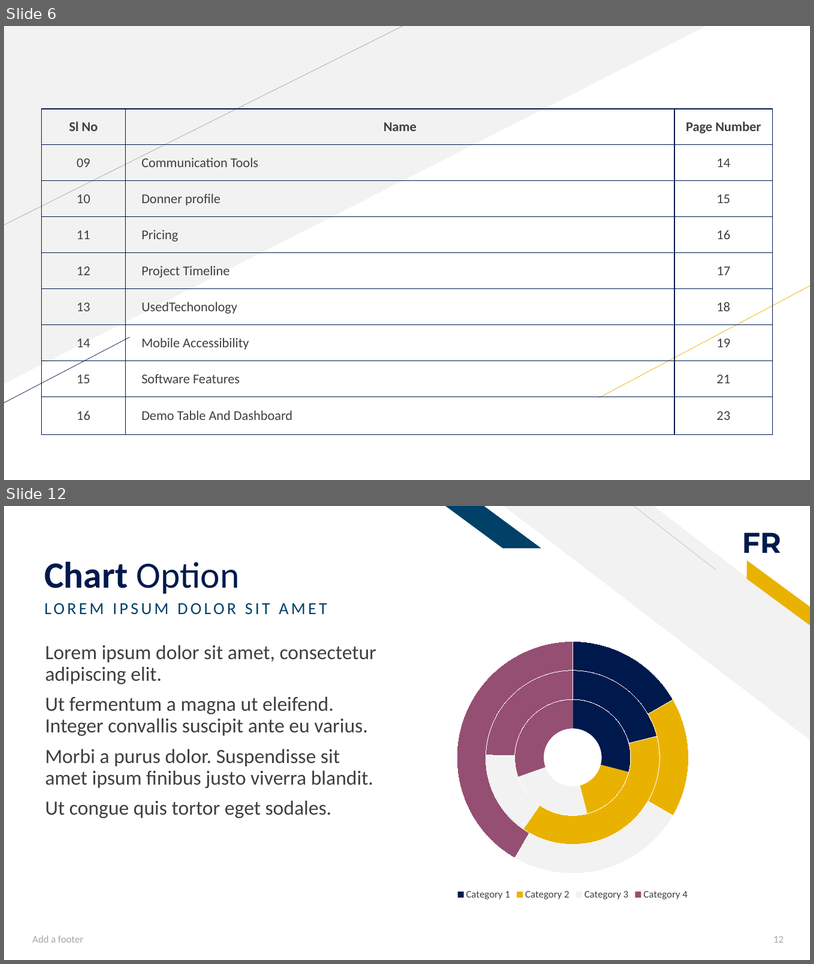
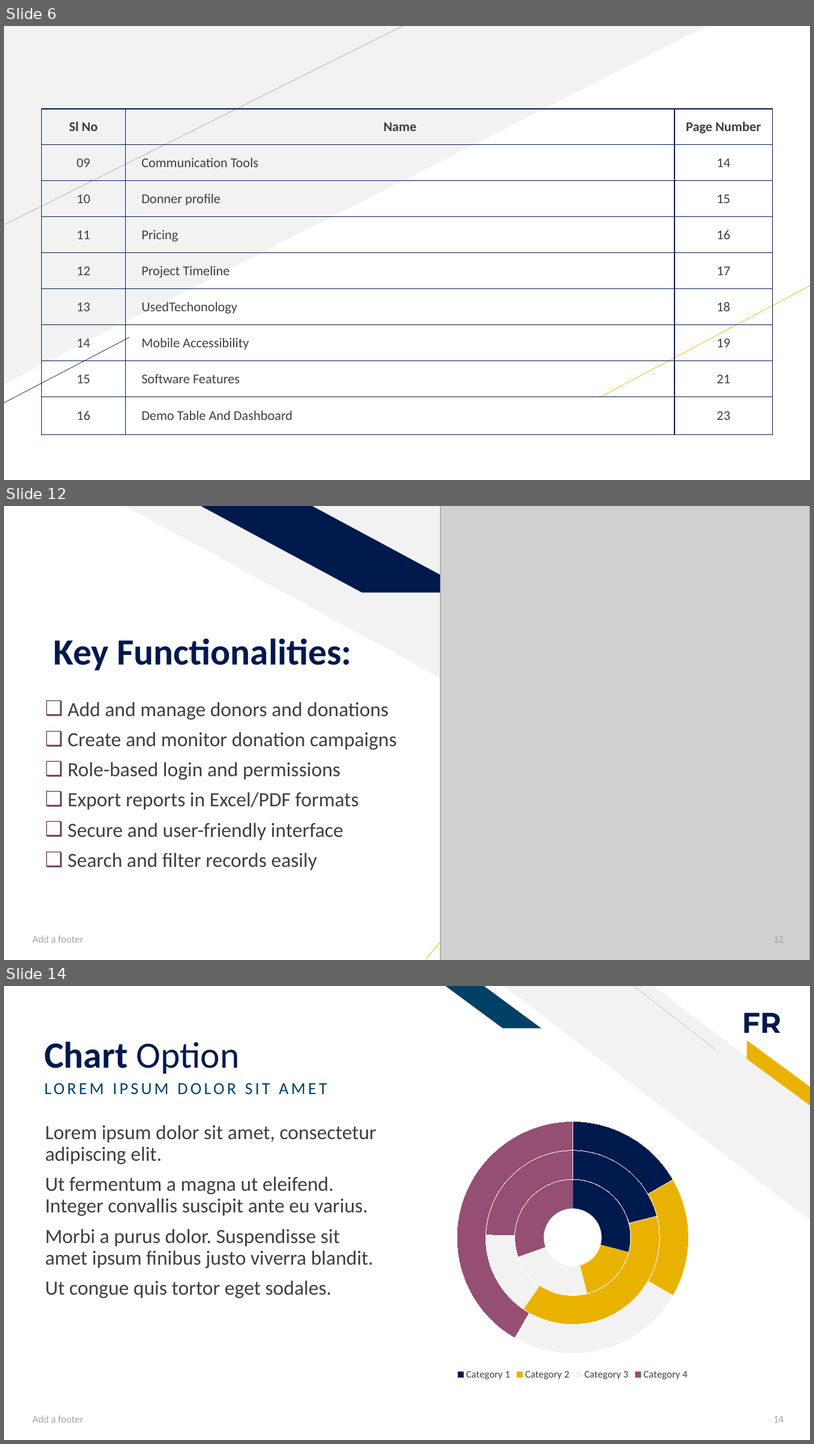
Before and after one commit to SharminAkter13/php_project, a slide deck: Donation Management System.pptx. Shown one above the other, each under a label of ours: slides 6 and 12 before the commit, slides 6, 12 and 14 after it; the slides between them are not shown. The pictures are 814x964 and 814x1444 pixels, drawn with LibreOffice and Linux fonts; fonts in the diff are those of the drawing; grey boxes stand for pictures. Boxes give left, top, right and bottom in pixels: in the first picture for what was removed or moved away, otherwise in the second. Text is boxed around its words. In the diff, an @@ line names an element or a change of style, - is before the commit and + after.

```diff
--- a/Donation Management System.pptx
+++ b/Donation Management System.pptx
@@ slide 12 added at [4,506,810,960], background #FFFFFF @@
@@ right triangle added at [126,506,810,879], fill #F2F2F2 @@
@@ parallelogram added at [201,506,474,592], fill #00194C @@
@@ picture added at [441,506,810,960] @@
@@ title added at [54,638,352,670], 44 pt, text #00194C, bold @@
+Key Functionalities:
@@ text added at [68,702,397,870], 24 pt, text #3F3F3F @@
+❑ Add and manage donors and donations
+❑ Create and monitor donation campaigns
+❑ Role-based login and permissions
+❑ Export reports in Excel/PDF formats
+❑ Secure and user-friendly interface
+❑ Search and filter records easily
@@ line added from (426, 959) to (527, 840), #EAB200 0.5 pt @@
@@ text added at [32,935,83,942], 12 pt, text #A5A5A5 @@
+Add a footer
@@ page number added at [774,936,784,942], 12 pt, text #A5A5A5 @@
+12
@@ what was slide 12 is now slide 14 @@
@@ page number at [774,1416,784,1422]: text changed @@
-12
+14
```
Also in this commit, not shown: 3 slides changed, 4 other slides added, 3 slides removed.
